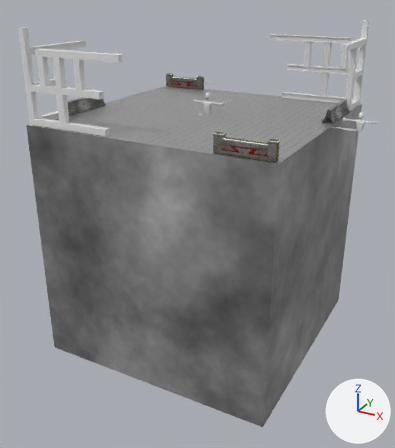
Two versions of the Blender file Project/Assets/Blender/gameField.blend, one commit apart.
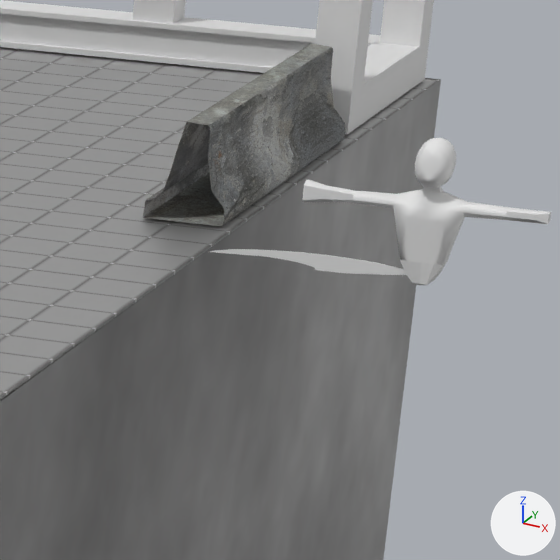
The first picture shows the older version from a camera (50 mm lens) standing at (265.0, -504.0, 124.0) and looking at (2.0, -26.0, -115.0). The close-ups show both versions on the part from 76% to 96% of the width and 21% to 38% of the height of that picture; other places that the commit changed are outside them. Every picture has the same lights, and +X, +Y and +Z are marked at lower right.

In view in the first close-up: 'Player_1', 'enemyWeapon_0.001', 'fieldUnder_0', 'field_0', 'loftNurbs_1', 'rustyMetal_1'.
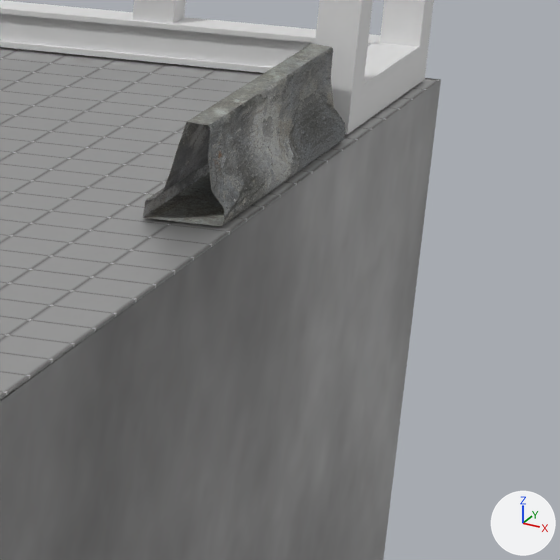
Location of each change, (x1, y1, x2, y2) in pixels of the close-ups (560 x 560 px):
```json
{"object": "Player_1", "change": "deleted", "before": [302, 138, 551, 285]}
{"object": "enemyWeapon_0.001", "change": "deleted", "before": [210, 249, 406, 275]}
```

Scene script edits in JSON lines:
```json
{"op": "remove", "block": "ob_player_1", "code": ["ob_player_1 = bpy.data.objects.new('Player_1', me_平面_004)", "ob_player_1.location = (156.6, 0.0, 0.0)"]}
{"op": "remove", "block": "ob_enemyweapon_0_001", "code": ["ob_enemyweapon_0_001 = bpy.data.objects.new('enemyWeapon_0.001', me_cylinder_001)", "ob_enemyweapon_0_001.location = (149.0, 0.0, 0.0)", "_m = ob_enemyweapon_0_001.modifiers.new('EdgeSplit', 'EDGE_SPLIT')"]}
```
